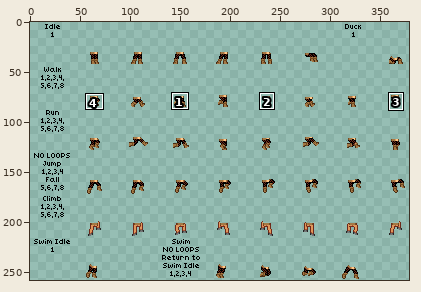
One commit to this sprite sheet: items/armors/tier1/leatherarmor/pants.png. The picture above shows the old version from afar; the outline marks the close-up.
Close-up. Old version:
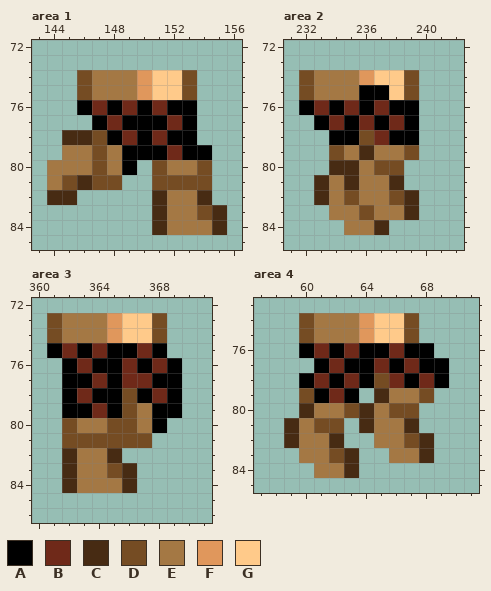
The file is 387x258 pixels. Shown: area 1: x 143..156, y 72..85; area 2: x 231..242, y 72..85; area 3: x 360..371, y 72..86; area 4: x 57..71, y 73..85. The wide view leaves out empty margins. The commit also changed other parts of the picture, which this record leaves out.
Palette (. is transparent): A #000000  B #6f2919  C #472b13  D #754c23  E #a47844  F #e0975c  G #ffca8a
Pixels before, area 1, first column x 144:
74 ..DEEEFGGD..
75 ..DEEEFGGD..
76 ..ABABABAA..
77 ...ABAAABA..
78 .CCDABABAA..
79 .EEDEAAABAA.
80 EEEDEA.DEED.
81 EDCDD..DDDD.
82 CC.....CEEC.
83 .......CEEDC
84 .......CEEEC
Pixels before, area 2, first column x 232:
74 DEEEFGGD
75 DEEEAAGD
76 ABABABAA
77 .ABABABA
78 ..AADBAA
79 ..DECEED
80 ..CCEDD.
81 .CECEEC.
82 .CEDEEDC
83 ..EEDEEC
84 ...EEC..
Pixels before, area 3, first column x 361:
73 DEEEFGGD.
74 DEEEFGGD.
75 ABABAABA.
76 .ABAABABA
77 .AABABBAA
78 .ABAADABA
79 .AABADEAA
80 .DEEDDEA.
81 .DDDDDD..
82 .CEEC....
83 .CEEDC...
84 .CEEEC...
Pixels before, area 4, first column x 59:
74 .DEEEFGGD..
75 .DEEEFGGD..
76 .ABABAABAA.
77 ..ABAABABAA
78 .ABABADBABA
79 .DABA.CEED.
80 .CEEDCEDD..
81 CEDD.CEEC..
82 CEEC..EEDC.
83 .EEDC..EEC.
84 ..EEC......
After the commit:
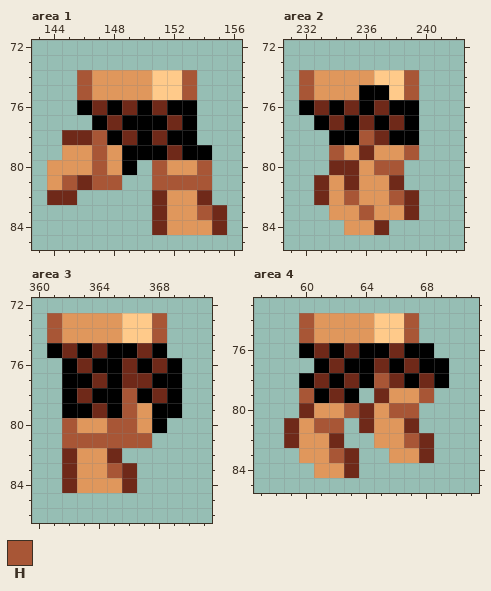
Colours new in this view: H #a85636
From old to new:
Area 1:
y 74..75: x 146..149 DEEE -> HFFF; x 153 D -> H
y 78: x 145..147 CCD -> BBH
y 79: x 145..148 EEDE -> FFHF
y 80: x 144..148 EEEDE -> FFFHF; x 151..154 DEED -> HFFH
y 81: x 144..148 EDCDD -> FHBHH; x 151..154 DDDD -> HHHH
y 82: x 144..145 CC -> BB; x 151..154 CEEC -> BFFB
y 83: x 151..155 CEEDC -> BFFHB
y 84: x 151..155 CEEEC -> BFFFB
Area 2:
y 74..75: x 232..235 DEEE -> HFFF; x 239 D -> H
y 78: x 236 D -> H
y 79: x 234..239 DECEED -> HFBFFH
y 80: x 234..238 CCEDD -> BBFHH
y 81: x 233..238 CECEEC -> BFBFFB
y 82: x 233..239 CEDEEDC -> BFHFFHB
y 83: x 234..239 EEDEEC -> FFHFFB
y 84: x 235..237 EEC -> FFB
Area 3:
y 73..74: x 361..364 DEEE -> HFFF; x 368 D -> H
y 78: x 366 D -> H
y 79: x 366..367 DE -> HF
y 80: x 362..367 DEEDDE -> HFFHHF
y 81: x 362..367 DDDDDD -> HHHHHH
y 82: x 362..365 CEEC -> BFFB
y 83: x 362..366 CEEDC -> BFFHB
y 84: x 362..366 CEEEC -> BFFFB
Area 4:
y 74..75: x 60..63 DEEE -> HFFF; x 67 D -> H
y 78: x 65 D -> H
y 79: x 60 D -> H; x 65..68 CEED -> BFFH
y 80: x 60..67 CEEDCEDD -> BFFHBFHH
y 81: x 59..62 CEDD -> BFHH; x 64..67 CEEC -> BFFB
y 82: x 59..62 CEEC -> BFFB; x 65..68 EEDC -> FFHB
y 83: x 60..63 EEDC -> FFHB; x 66..68 EEC -> FFB
y 84: x 61..63 EEC -> FFB
Changed places in both close-ups, as pixel boxes (x1, y1, x2, y2):
changed: (47, 70, 227, 235)
changed: (299, 70, 419, 235)
changed: (47, 313, 167, 343)
changed: (62, 388, 152, 493)
changed: (284, 313, 434, 478)
